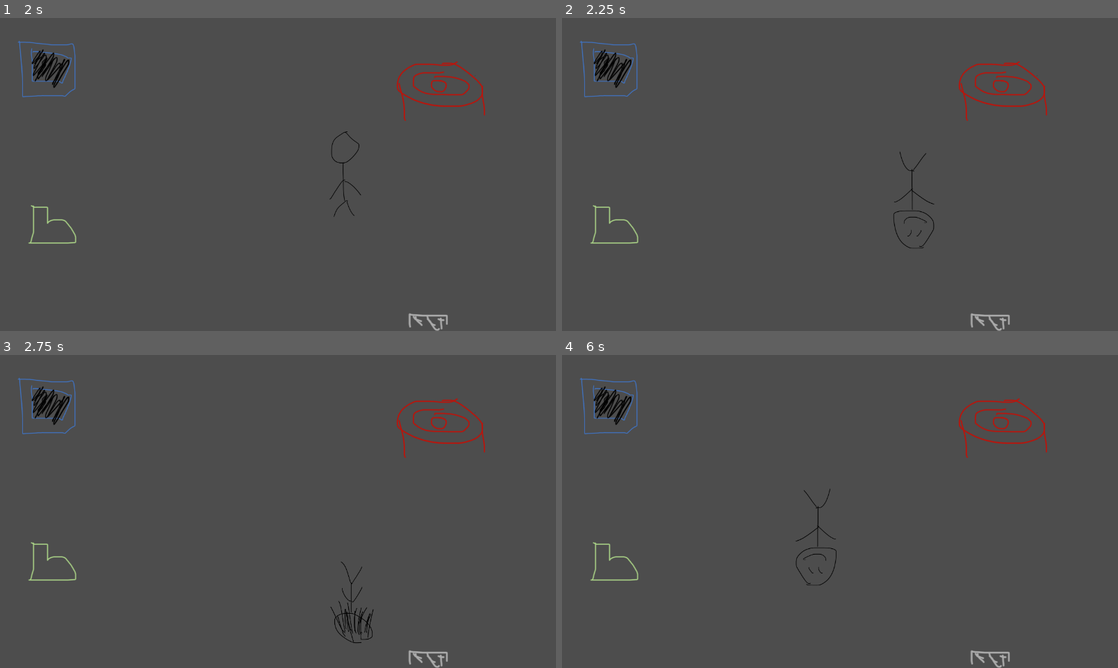
Above: before the commit, frames 1-4 (two rows, left to right).
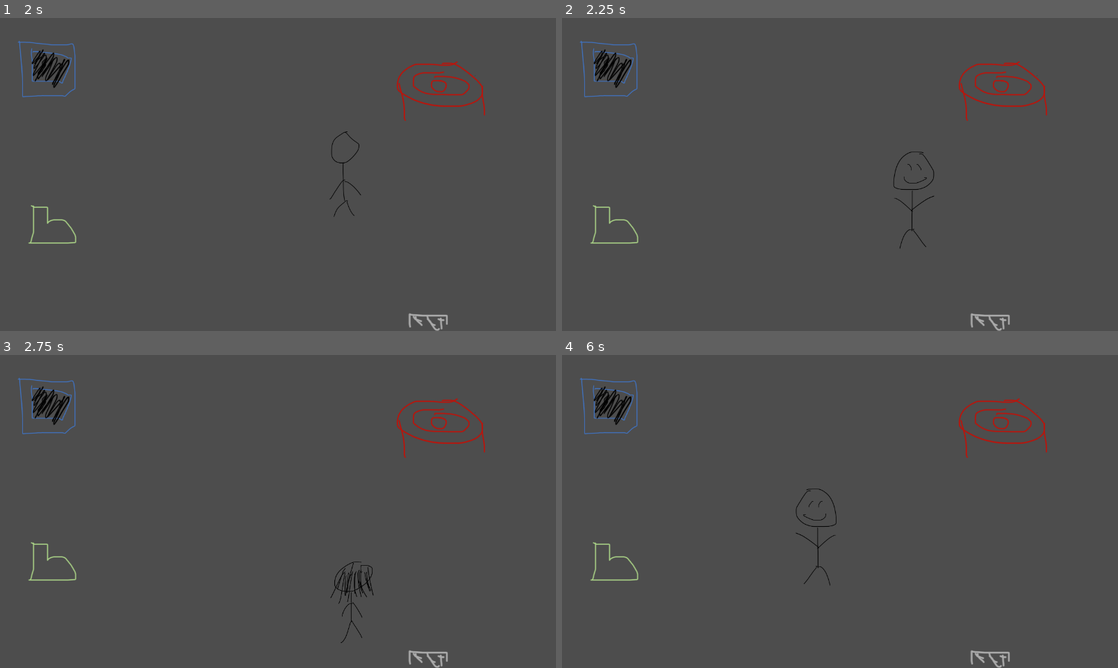
Above: after the commit, the same moments.

Repository: jeepy33/Spellcarver
Game: Godot game, scene res://src/scenes/main.tscn
The game is run twice, just before and just after one commit, with the same random seed, the same clock (stepped at 60 frames per second) and the same inputs.
Inputs:
- Up to frame 1 (2 s): click "Start Game" at 0.5 s; tap Enter at 1.25 s; hold Right (ui_right) from 1.28 s (still down); tap E (select_object) at 1.35 s
- Up to frame 2 (2.25 s): release Right (ui_right) at 2.03 s; hold Down (ui_down) from 2.03 s (still down); tap E (select_object) at 2.1 s
- Up to frame 3 (2.75 s): keep holding Down (ui_down)
- Up to frame 4 (6 s): release Down (ui_down) at 2.78 s; hold Right (ui_right) 2.78-3.53 s; tap E (select_object) every 0.75 s from 2.85 to 5.85 s; hold Up (ui_up) 3.53-4.28 s; hold Left (ui_left) 4.28-5.78 s; hold Down (ui_down) from 5.78 s (still down)

Frame 1 is identical in both runs. In frame 2, 0.3% of the frame differs, in the area x 59-67%, y 42-74%; in frame 3, 0.5%, in the area x 59-68%, y 66-92%; in frame 4, 0.2%.

Commit message:
added npc

Diff:
--- /dev/null
+++ b/src/scenes/npc.tscn
@@ -0,0 +1,56 @@
+[gd_scene load_steps=8 format=3 uid="uid://c5iusm86jg3xn"]
+
+[ext_resource type="Script" path="res://src/scripts/npc.gd" id="1_21tjy"]
+[ext_resource type="Texture2D" uid="uid://dtfgf3vsl6cb5" path="res://assets/placeholders/npc_down.png" id="1_c8vwc"]
+[ext_resource type="Texture2D" uid="uid://bmioitsjbl5jq" path="res://assets/placeholders/npc_down_02.png" id="2_2vupi"]
+[ext_resource type="Texture2D" uid="uid://dxy4tkkddidnl" path="res://assets/placeholders/npc_up.png" id="3_pvlyr"]
+[ext_resource type="Texture2D" uid="uid://b0i13172ni5pc" path="res://assets/placeholders/npc_up_02.png" id="4_7w5jk"]
+
+[sub_resource type="RectangleShape2D" id="RectangleShape2D_3n5b1"]
+size = Vector2(156, 426)
+
+[sub_resource type="SpriteFrames" id="SpriteFrames_5nh5m"]
+animations = [{
+"frames": [{
+"duration": 1.0,
+"texture": ExtResource("1_c8vwc")
+}, {
+"duration": 1.0,
+"texture": ExtResource("2_2vupi")
+}],
+"loop": true,
+"name": &"down",
+"speed": 5.0
+}, {
+"frames": [{
+"duration": 1.0,
+"texture": ExtResource("3_pvlyr")
+}, {
+"duration": 1.0,
+"texture": ExtResource("4_7w5jk")
+}],
+"loop": true,
+"name": &"up",
+"speed": 5.0
+}]
+
+[node name="npc" type="RigidBody2D"]
+gravity_scale = 0.0
+script = ExtResource("1_21tjy")
+metadata/_edit_group_ = true
+
+[node name="CollisionShape2D" type="CollisionShape2D" parent="."]
+position = Vector2(0, -2)
+scale = Vector2(0.3, 0.3)
+shape = SubResource("RectangleShape2D_3n5b1")
+
+[node name="AnimatedSprite2D" type="AnimatedSprite2D" parent="CollisionShape2D"]
+position = Vector2(0, 6.66667)
+scale = Vector2(1, 1)
+sprite_frames = SubResource("SpriteFrames_5nh5m")
+animation = &"down"
+frame_progress = 0.824024
+
+[node name="VisibleOnScreenNotifier2D" type="VisibleOnScreenNotifier2D" parent="."]
+
+[connection signal="screen_exited" from="VisibleOnScreenNotifier2D" to="." method="_on_visible_on_screen_notifier_2d_screen_exited"]
--- a/src/scenes/shop.tscn
+++ b/src/scenes/shop.tscn
@@ -8,6 +8,8 @@
 [ext_resource type="Texture2D" uid="uid://cmqmvd57pcjou" path="res://assets/placeholders/register.png" id="6_m2y38"]
 [ext_resource type="Texture2D" uid="uid://83na5ja4i83r" path="res://assets/placeholders/save_station.png" id="7_2tngb"]
 [ext_resource type="Texture2D" uid="uid://c8mk18cxx5xi2" path="res://assets/placeholders/door.png" id="8_8g8vq"]
+[ext_resource type="Script" path="res://src/scripts/NPCPathFollow.gd" id="9_fptua"]
+[ext_resource type="PackedScene" uid="uid://c5iusm86jg3xn" path="res://src/scenes/npc.tscn" id="9_vfvce"]
 
 [sub_resource type="CapsuleShape2D" id="CapsuleShape2D_0eeak"]
 radius = 73.5
@@ -33,6 +35,12 @@
 
 [sub_resource type="RectangleShape2D" id="RectangleShape2D_2y5qp"]
 size = Vector2(262, 87)
+
+[sub_resource type="Curve2D" id="Curve2D_kumup"]
+_data = {
+"points": PackedVector2Array(0, 0, 0, 0, 993, 646, 0, 0, 0, 0, 994, 369)
+}
+point_count = 2
 
 [node name="Node2D" type="Node2D"]
 script = ExtResource("1_hwtng")
@@ -149,6 +157,21 @@
 shape = SubResource("RectangleShape2D_2y5qp")
 debug_color = Color(0.592157, 0.454902, 0.792157, 0.419608)
 
+[node name="NPCTimer" type="Timer" parent="."]
+wait_time = 3.0
+
+[node name="NPCPath" type="Path2D" parent="."]
+curve = SubResource("Curve2D_kumup")
+
+[node name="NPCPathFollow" type="PathFollow2D" parent="NPCPath"]
+position = Vector2(993, 646)
+rotation = -1.56719
+loop = false
+script = ExtResource("9_fptua")
+runSpeed = 75
+
+[node name="npc" parent="NPCPath/NPCPathFollow" instance=ExtResource("9_vfvce")]
+
 [connection signal="touching" from="player" to="." method="_on_player_touching"]
 [connection signal="body_entered" from="rune_table/Area2D" to="." method="_on_area_2d_body_entered"]
 [connection signal="body_exited" from="rune_table/Area2D" to="." method="_on_area_2d_body_exited"]
@@ -158,3 +181,6 @@
 [connection signal="body_exited" from="save_station/Area2D" to="." method="_on_save_body_exited"]
 [connection signal="body_entered" from="shop_door/Area2D" to="." method="_on_door_body_entered"]
 [connection signal="body_exited" from="shop_door/Area2D" to="." method="_on_door_body_exited"]
+[connection signal="timeout" from="NPCTimer" to="." method="_on_npc_timer_timeout"]
+[connection signal="timeout" from="NPCTimer" to="NPCPath/NPCPathFollow" method="_on_npc_timer_timeout"]
+[connection signal="pathComplete" from="NPCPath/NPCPathFollow" to="NPCPath/NPCPathFollow/npc" method="_on_npc_path_follow_path_complete"]
--- /dev/null
+++ b/src/scripts/NPCPathFollow.gd
@@ -0,0 +1,28 @@
+extends PathFollow2D
+
+@export var runSpeed = 20
+var startPath
+var curDelta
+signal pathComplete
+
+# Called when the node enters the scene tree for the first time.
+func _ready():
+	startPath = false
+
+
+# Called every frame. 'delta' is the elapsed time since the previous frame.
+func _process(delta):
+	if startPath:
+		set_progress(get_progress() + runSpeed * (delta))
+		$npc.global_position = $npc.global_position
+	else:
+		curDelta = 0
+
+	if get_progress_ratio() == 1.0:
+		pathComplete.emit()
+
+
+
+func _on_npc_timer_timeout():
+	print(str('timer done'))
+	startPath = true
--- /dev/null
+++ b/src/scripts/npc.gd
@@ -0,0 +1,20 @@
+extends RigidBody2D
+
+
+# Called when the node enters the scene tree for the first time.
+func _ready():
+	$CollisionShape2D/AnimatedSprite2D.animation = 'up'
+	$CollisionShape2D/AnimatedSprite2D.play()
+
+
+# Called every frame. 'delta' is the elapsed time since the previous frame.
+func _process(delta):
+	pass
+
+# delete object when it leaves the screen
+func _on_visible_on_screen_notifier_2d_screen_exited():
+	queue_free()
+
+
+func _on_npc_path_follow_path_complete():
+	$CollisionShape2D/AnimatedSprite2D.stop()
--- a/src/scripts/player.gd
+++ b/src/scripts/player.gd
@@ -31,7 +31,6 @@
 		$AnimatedSprite2D.flip_h = velocity.x < 0
 	elif velocity.y != 0:
 		$AnimatedSprite2D.animation = "up"
-		$AnimatedSprite2D.flip_v = velocity.y > 0
 
 	move_and_collide(velocity * delta)
 
--- a/src/scripts/shop.gd
+++ b/src/scripts/shop.gd
@@ -5,17 +5,26 @@
 var playerInSaveStation
 var playerInShopDoor
 
+var shopOpen
+
 # Called when the node enters the scene tree for the first time.
 func _ready():
 	$rune_table/highlight.hide()
 	$cash_register/highlight.hide()
 	$save_station/highlight.hide()
 	$shop_door/highlight.hide()
+
+	$NPCPath.hide()
+	$NPCPath/NPCPathFollow/npc/CollisionShape2D.disabled = true
+
 	$player.start($player_start.position)
+
 	playerInRuneTable = false
 	playerInCashRegister = false
 	playerInSaveStation = false
 	playerInShopDoor = false
+
+	shopOpen = false
 
 
 # Called every frame. 'delta' is the elapsed time since the previous frame.
@@ -30,6 +39,13 @@
 			$save_station/ConfirmationDialog.visible = true
 		if playerInShopDoor:
 			print(str("player selected shop door"))
+			shopOpen = not shopOpen
+
+	if shopOpen:
+		print(str("start timer"))
+		$NPCTimer.start()
+		shopOpen = not shopOpen
+
 
 
 func _on_area_2d_body_entered(body):
@@ -67,3 +83,8 @@
 func _on_door_body_exited(body):
 	$shop_door/highlight.hide()
 	playerInShopDoor = false
+
+
+func _on_npc_timer_timeout():
+	$NPCPath.show()
+	$NPCPath/NPCPathFollow/npc/CollisionShape2D.disabled = false
Binary file added: assets/placeholders/npc_down.png
Not shown, added: assets/placeholders/npc_down.png.import
Binary file added: assets/placeholders/npc_down_02.png
Not shown, added: assets/placeholders/npc_down_02.png.import
Binary file added: assets/placeholders/npc_up.png
Not shown, added: assets/placeholders/npc_up.png.import
Binary file added: assets/placeholders/npc_up_02.png
Not shown, added: assets/placeholders/npc_up_02.png.import
Not shown: 1 places in src/scenes/shop.tscn that only renumber resources
